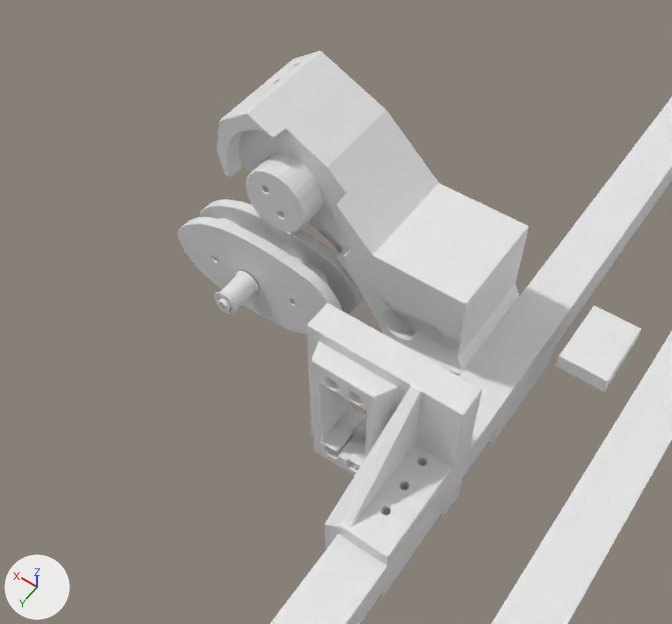
The Blender file hw/finger-remover.blend, before and after one commit.
One viewpoint serves both versions: a camera (50 mm lens) standing at (-40.0, 229.0, 290.0) and looking at (82.0, 58.0, 21.0). Lighting does not change. The marker at lower left points along +X, +Y and +Z.

Before the edit, the objects in view are built like this:
```python
me_cube_001 = bpy.data.meshes.new('Cube.001')
me_cube_001.from_pydata(...)  # a box spanning x -1.0..1.0, y -1.0..1.0, z -1.0..1.0
me_cube_007 = bpy.data.meshes.new('Cube.007')
me_cube_007.from_pydata(...)  # a box spanning x -10.0..10.0, y -15.0..15.0, z -3.5..3.5
cu_beziercurve = bpy.data.curves.new('BezierCurve', 'CURVE')
cu_beziercurve.dimensions = '3D'
_sp = cu_beziercurve.splines.new('BEZIER'); _sp.bezier_points.add(2)
_sp.bezier_points.foreach_set('co', [0.0, 29.6, 1.5, 0.0, 15.0, -6.5, 0.0, 0.4, 1.5])
_sp.bezier_points.foreach_set('handle_left', [0.0, 29.6, 2.332, 0.0, 26.23, -6.5, 0.0, 0.4, -0.75])
_sp.bezier_points.foreach_set('handle_right', [0.0, 29.6, -0.75, 0.0, 3.768, -6.5, 0.0, 0.4, 2.476])
for _p, _l, _r in zip(_sp.bezier_points, ['ALIGNED', 'ALIGNED', 'ALIGNED'], ['ALIGNED', 'ALIGNED', 'ALIGNED']): _p.handle_left_type = _l; _p.handle_right_type = _r
_sp.order_u = 0
_sp.order_v = 0
_sp.use_smooth = False
cu_beziercurve.use_path = True
cu_beziercurve.extrude = 0.15
cu_beziercurve.fill_mode = 'FULL'
ob_2020_rails = bpy.data.objects.new('2020_rails', me_cube_001)
ob_2020_rails.location = (-29.0, 15.0, -18.0)
ob_2020_rails.scale = (10.0, 248.0, 10.0)
_m = ob_2020_rails.modifiers.new('Mirror', 'MIRROR')
_m.mirror_object = ob_cube_001
ob_beziercurve = bpy.data.objects.new('BezierCurve', cu_beziercurve)
ob_beziercurve.location = (0.0, -15.0, -3.5)
_m = ob_beziercurve.modifiers.new('Solidify', 'SOLIDIFY')
_m.thickness = 20.0
_m.offset = 0.0
ob_cube = bpy.data.objects.new('Cube', me_cube_007)
ob_cube.location = (0.0, 0.0, 0.0)
_m = ob_cube.modifiers.new('Boolean', 'BOOLEAN')
_m.object = ob_cylinder
_m = ob_cube.modifiers.new('Bevel', 'BEVEL')
_m.width = 0.141
_m.width_pct = 0.141
# also in view: 'Cube.057' at (88.0, 13.0, 15.0); 'Circle.010' at (124.0, 26.0, 38.0); 'Plane.004' at (133.0, 30.0, -9.0); 'Plane.006' at (133.0, 43.0, -8.0); 'Cube.013' at (29.0, 94.0, -18.0)
```
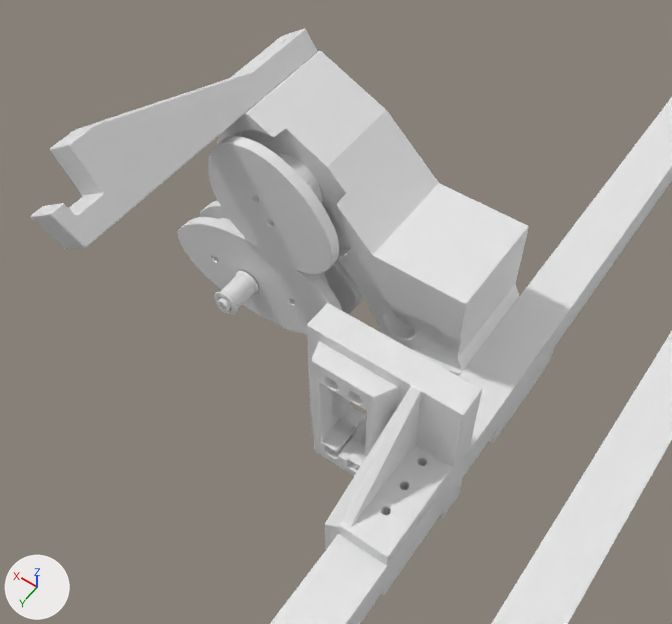
Patch to the scene script:
```diff
--- a/hw/finger-remover.blend.py
+++ b/hw/finger-remover.blend.py
@@ me_cube_012 @@
+me_cube_012.from_pydata(...)  # 28 vertices, 27 faces; spans x -7.3..7.3, y -20.0..108.0, z -5.0..23.7
@@ me_plane_003 @@
+me_plane_003.from_pydata([(-15.5, -21.0, 0.0), (-6.1, -26.8, 0.0), (5.6, -30.6, 0.0), (16.1, -28.9, 0.0), (24.6, -24.8, 0.0), (23.4, 14.8, 0.0), (14.7, 17.9, 0.0), (3.6, 19.0, 0.0), (-4.2, 17.9, 0.0), (-12.1, 15.0, 0.0), (30.5, 9.2, 0.0), (36.4, -0.3, 0.0), (-17.8, 12.3, 0.0), (-25.7, 4.2, 0.0), (-26.7, -6.9, 0.0), (-21.7, -15.9, 0.0), (34.9, -11.3, 0.0), (29.5, -20.8, 0.0)], [], [(15, 12, 9, 0), (2, 7, 6, 3), (14, 13, 12, 15), (1, 8, 7, 2), (4, 5, 10, 17), (17, 10, 11, 16), (3, 6, 5, 4), (0, 9, 8, 1)])
@@ ob_cube @@
-ob_cube = bpy.data.objects.new('Cube', me_cube_007)
-ob_cube.location = (0.0, 0.0, 0.0)
-_m = ob_cube.modifiers.new('Boolean', 'BOOLEAN')
-_m.object = ob_cylinder
-_m = ob_cube.modifiers.new('Bevel', 'BEVEL')
-_m.width = 0.141
-_m.width_pct = 0.141
@@ ob_beziercurve @@
-ob_beziercurve = bpy.data.objects.new('BezierCurve', cu_beziercurve)
-ob_beziercurve.location = (0.0, -15.0, -3.5)
-_m = ob_beziercurve.modifiers.new('Solidify', 'SOLIDIFY')
-_m.thickness = 20.0
-_m.offset = 0.0
@@ ob_cube_058 @@
+ob_cube_058 = bpy.data.objects.new('Cube.058', me_cube_012)
+ob_cube_058.location = (148.9, 9.0, 69.3)
+ob_cube_058.rotation_euler = (0.0, 0.611, 0.0)  # degrees (0, 35, 0)
+_m = ob_cube_058.modifiers.new('Boolean', 'BOOLEAN')
+_m.object = ob_cylinder_057
+_m = ob_cube_058.modifiers.new('Bevel', 'BEVEL')
+_m.width = 0.39
+_m.width_pct = 0.39
+_m.use_clamp_overlap = False
+_m.loop_slide = False
+_m.miter_outer = 'MITER_ARC'
@@ ob_plane_007 @@
+ob_plane_007 = bpy.data.objects.new('Plane.007', me_plane_003)
+ob_plane_007.parent = ob_empty_002
+ob_plane_007.matrix_parent_inverse = Matrix(((0.0388, 0.0, 0.0, 4.665), (0.0, 0.0388, 0.0, 0.0), (0.0, 0.0, 0.0388, 0.0), (0.0, 0.0, 0.0, 1.0)))
+ob_plane_007.location = (-77.28, -45.56, -12.93)
+ob_plane_007.rotation_euler = (0.0, 0.0, -0.96)  # degrees (0, 0, -55)
+_m = ob_plane_007.modifiers.new('Subdivision', 'SUBSURF')
+_m.levels = 2
+_m = ob_plane_007.modifiers.new('Solidify', 'SOLIDIFY')
+_m.thickness = 5.0
+_m = ob_plane_007.modifiers.new('Boolean', 'BOOLEAN')
+_m.object = ob_cylinder_055
+_m = ob_plane_007.modifiers.new('Boolean.001', 'BOOLEAN')
+_m.object = ob_cylinder_056
+_m = ob_plane_007.modifiers.new('Bevel', 'BEVEL')
+_m.width = 0.305
+_m.width_pct = 0.305
+_m.use_clamp_overlap = False
+_m.loop_slide = False
+_m.miter_outer = 'MITER_ARC'
```

Boxes [x1, y1, x2, y2] around the edits, measured in the pictures (672 x 624 px):
'Cube.058', added
    after: [31, 29, 317, 249]
'Plane.007', added
    after: [208, 136, 339, 274]
'Cube', deleted
    before: [556, 305, 641, 391]
'BezierCurve', deleted
    before: [604, 343, 635, 391]
'Circle.010', unchanged, covered by the edit
    before: [246, 153, 323, 232]
    after: [276, 153, 323, 204]
'Plane.004', unchanged, covered by the edit
    before: [199, 199, 362, 314]
    after: [199, 200, 362, 314]
